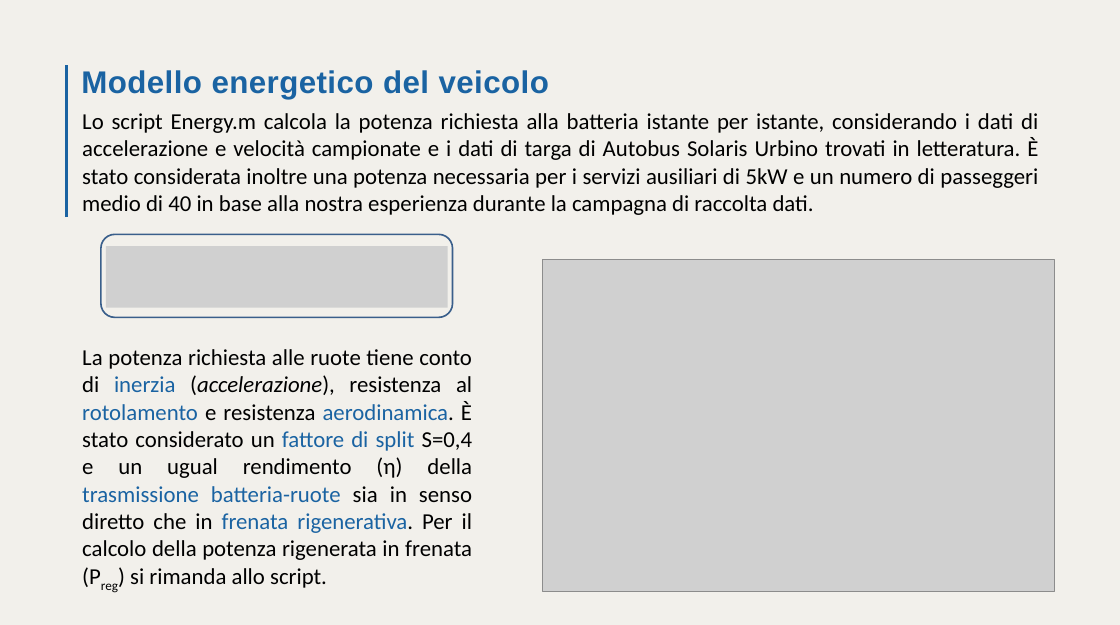
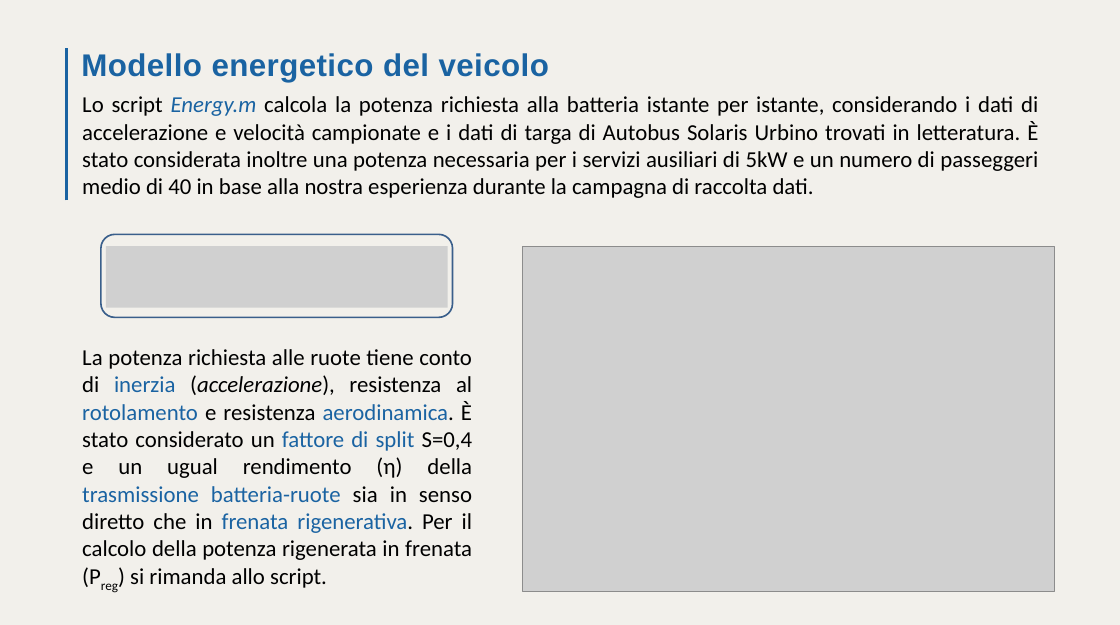
Before and after one commit to Joshuari03/ProgettoASET, a slide deck: slide 8 of Elettrificazione_Strategica_Linea_973.pptx. Drawn at 1120x625 pixels with LibreOffice and Linux fonts; fonts in the diff are those of the drawing; grey boxes stand for pictures. Boxes give left, top, right and bottom in pixels: in the first picture for what was removed or moved away, otherwise in the second. Text is boxed around its words. In the diff, an @@ line names an element or a change of style, - is before the commit and + after.

```diff
--- a/Elettrificazione_Strategica_Linea_973.pptx
+++ b/Elettrificazione_Strategica_Linea_973.pptx
@@ 2 texts, 1 freeform shape: place and size @@
-2 texts, 1 freeform shape at (67,64,1038,217)
+2 texts, 1 freeform shape at (67,47,1038,200)
@@ text "Lo script Energy.m calcola la ..." at (82,96,1038,198): text colour #000000 to #1A63A2, italic on in "Energy.m" @@
@@ picture: place and size @@
-picture at (543,260,1054,591)
+picture at (523,246,1054,591)
```
Also in this commit, not shown: 9 other slides changed, 4 slides added, 6 slides removed, 1 other file.
